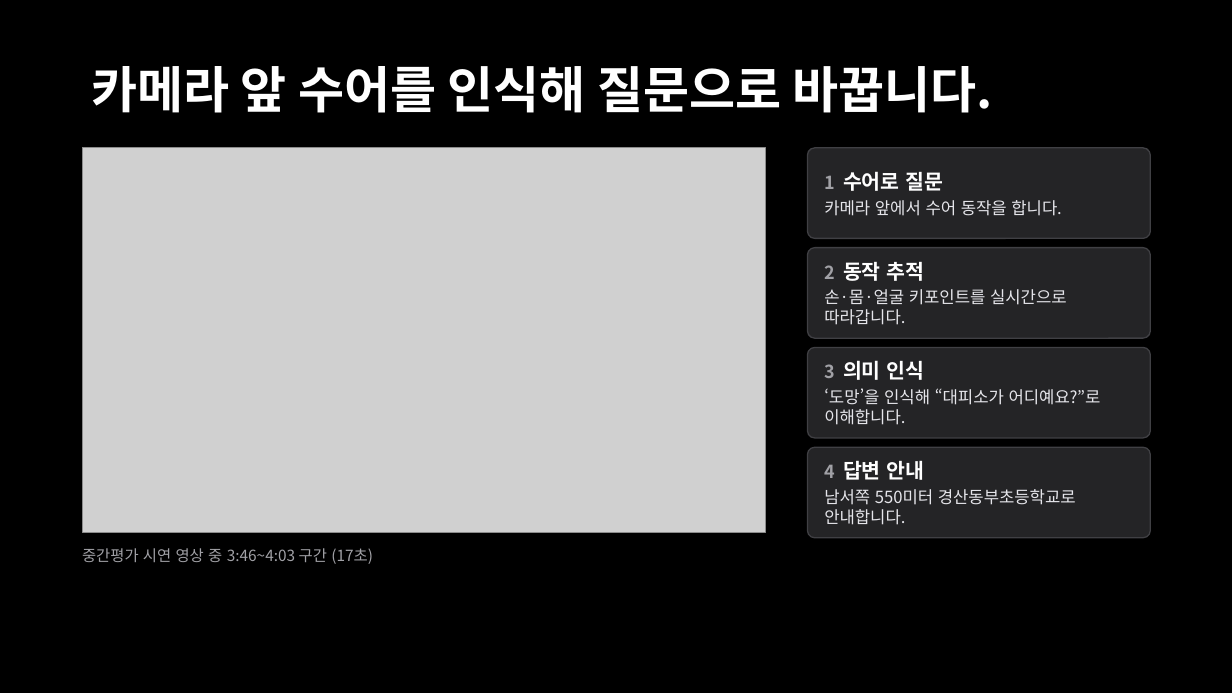
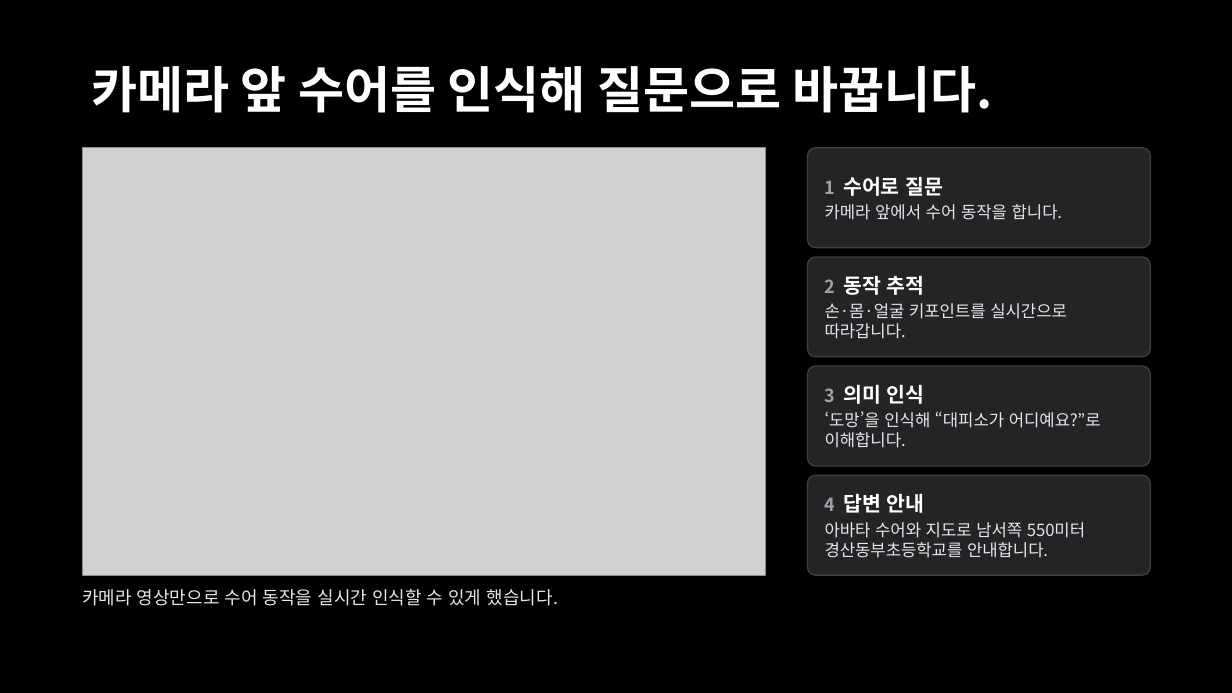
Before and after one commit to BioCode67/AI-service-project, a slide deck: slide 11 of 이음_추가.pptx. Drawn at 1232x693 pixels with LibreOffice and Linux fonts; fonts in the diff are those of the drawing; grey boxes stand for pictures. Boxes give left, top, right and bottom in pixels: in the first picture for what was removed or moved away, otherwise in the second. Text is boxed around its words. In the diff, an @@ line names an element or a change of style, - is before the commit and + after.

```diff
--- a/이음_추가.pptx
+++ b/이음_추가.pptx
@@ picture: place and size @@
-picture at (82,148,766,532)
+picture at (82,148,766,575)
@@ rounded rectangle "1 수어로 질문": place and size @@
-rounded rectangle "1 수어로 질문" at (808,148,1151,238)
+rounded rectangle "1 수어로 질문" at (808,148,1151,248)
@@ rounded rectangle "2 동작 추적": place and size @@
-rounded rectangle "2 동작 추적" at (808,248,1151,338)
+rounded rectangle "2 동작 추적" at (808,257,1151,357)
@@ rounded rectangle "3 의미 인식": place and size @@
-rounded rectangle "3 의미 인식" at (808,348,1151,438)
+rounded rectangle "3 의미 인식" at (808,366,1151,466)
@@ rounded rectangle "4 답변 안내": place and size @@
-rounded rectangle "4 답변 안내" at (808,447,1151,538)
+rounded rectangle "4 답변 안내" at (808,475,1151,575)
@@ text in rounded rectangle at (825,522,1085,558): text changed @@
-남서쪽 550미터 경산동부초등학교로 안내합니다.
+아바타 수어와 지도로 남서쪽 550미터 경산동부초등학교를 안내합니다.
@@ text at (82,589,559,606): text changed; size 12 to 14 pt; text colour #A1A1A6 to #E5E5EA @@
-중간평가 시연 영상 중 3:46~4:03 구간 (17초)
+카메라 영상만으로 수어 동작을 실시간 인식할 수 있게 했습니다.
```
